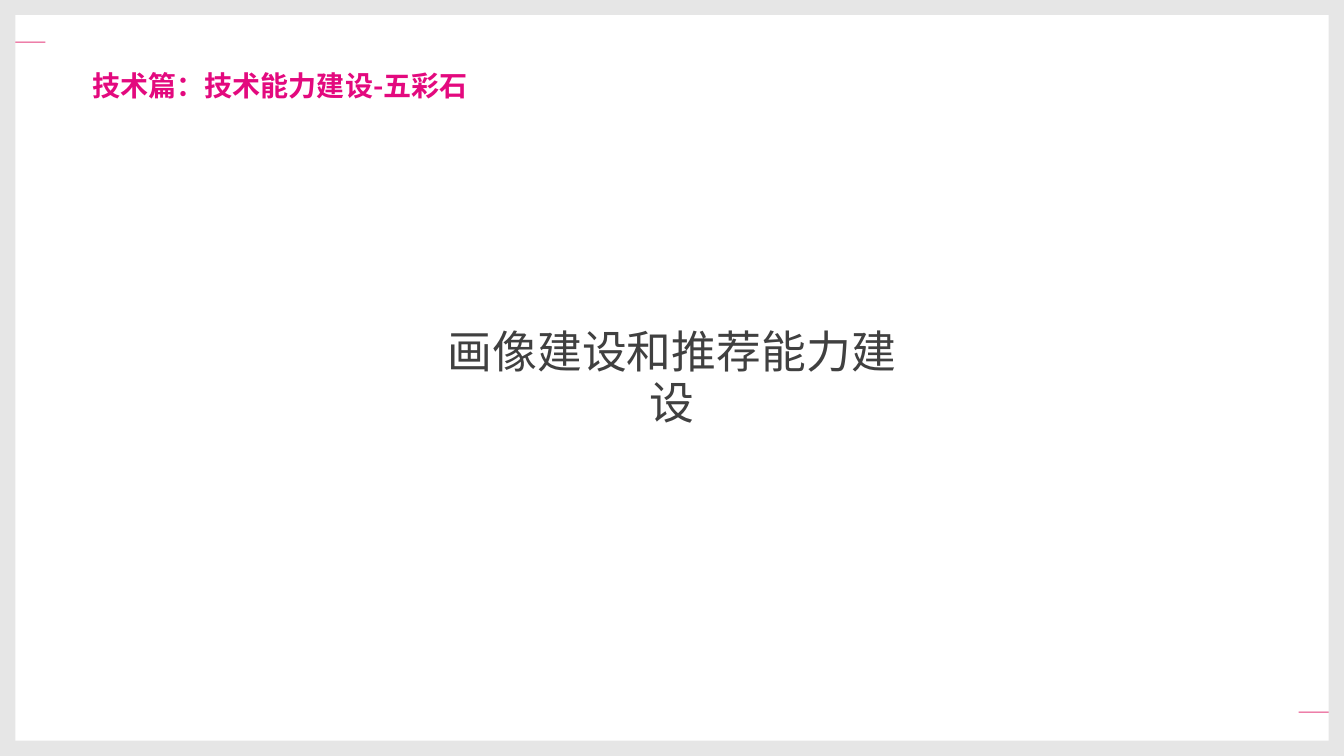
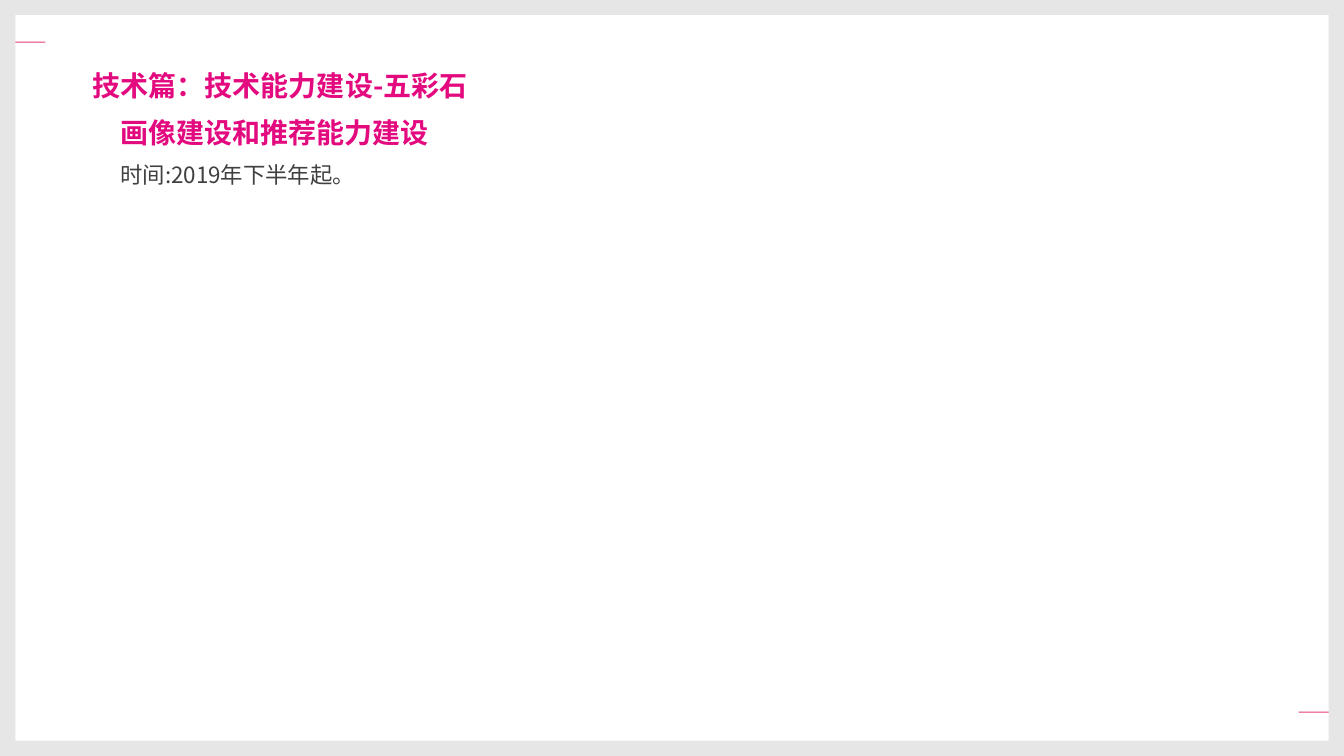
Before and after one commit to xiejuntao/growth, a slide deck: slide 8 of Review/TIYA服务这三年.pptx. Drawn at 1344x756 pixels with LibreOffice and Linux fonts; fonts in the diff are those of the drawing; background and template pictures are left out. Boxes give left, top, right and bottom in pixels: in the first picture for what was removed or moved away, otherwise in the second. Text is boxed around its words. In the diff, an @@ line names an element or a change of style, - is before the commit and + after.

```diff
--- a/Review/TIYA服务这三年.pptx
+++ b/Review/TIYA服务这三年.pptx
@@ text at (120,119,429,146): size 32 to 20 pt, font Arial to Noto Sans CJK SC, text colour #404040 to #E3097E, bold on in "画像建设和推荐能力建设"; alignment centre to left; line spacing 0.95 to 1.45 @@
@@ text "画像建设和推荐能力建设": place and size @@
-text "画像建设和推荐能力建设" at (448,330,896,372)
+text "画像建设和推荐能力建设" at (120,119,429,185)
@@ text at (120,164,354,185): paragraph added @@
+时间:2019年下半年起。
```
Also in this commit, not shown: 13 other slides changed, 2 other files.
